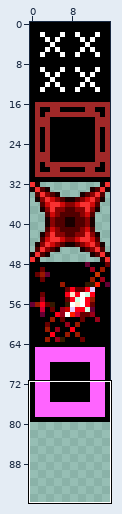
One commit to this sprite sheet: server/static/sm/block-alt.png. The picture above shows the old version from afar; the outline marks the close-up.
Close-up. Before the commit:
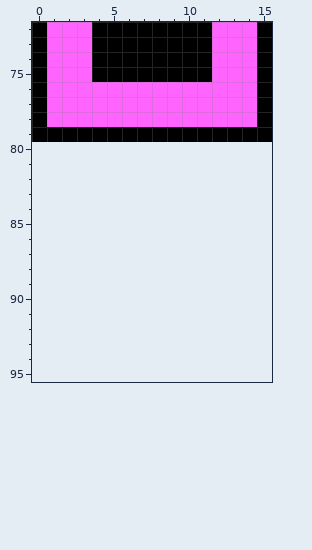
The file is 16x80 pixels. Shown: x 0..15, y 72..95. The old version is drawn lined up with the new one, on the new canvas.
New version:
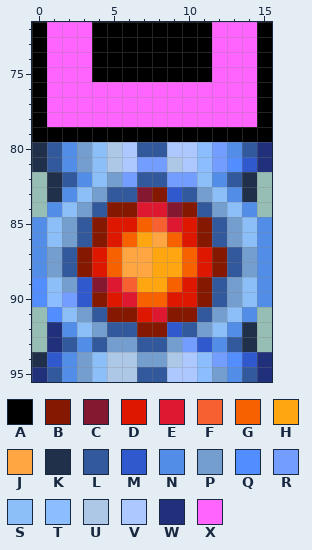
Palette (. is transparent): A #000000  B #841800  C #841831  D #de1800  E #de1831  F #f76131  G #f76100  H #ffa610  J #ffa642  K #21304a  L #31599c  M #3159ce  N #528ee7  P #739ece  Q #528eff  R #739eff  S #8cbef7  T #8cbeff  U #adc7e7  V #adc7ff  W #21307b  X #ff64ff
Edits made:
canvas 16x80 -> 16x96
Changed rows in their new state; - is an unchanged pixel.
first column x 0:
80 KLNPSUVLLVVTRNLW
81 KLNPSUVRRUVTRQMW
82 -KLNSPRLLRRSNLK-
83 -KNSPLLCBMLPSNK-
84 -NSPLBBEECBLPSN-
85 NSPLBDDGFEDBLPSN
86 NSPLBDGHJGDBLPSN
87 NPLBDGJJHHGDBLPN
88 NPLBDGJJHHGDBLPN
89 QSPMCEFHHGDBLPSN
90 QTRMBDEGGDDBLPSN
91 -QSPLBBDEBBLPSN-
92 -WNSPLLBBMLPSNK-
93 -WLNLPPLLPRMNLK-
94 KMNPSUUPPUVTRQMW
95 WLNPSUULLVVTPNLW
